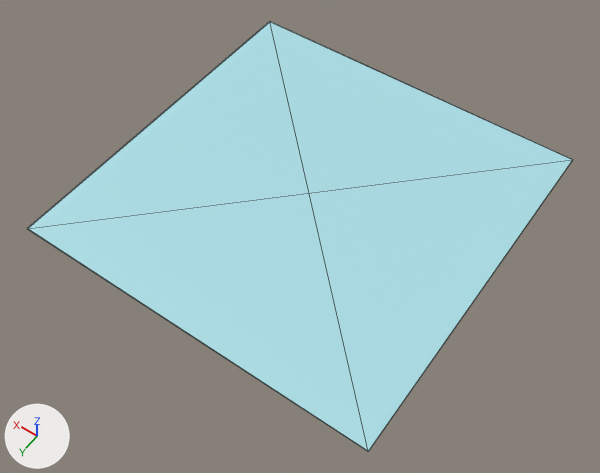
The glTF model app/src/main/assets/glTF/plane.glb as it was, and as the next commit left it.
Rendered twice from a 50 mm lens placed at (-15.9, 23.1, 32.2), pointed at (-0.6, 1.7, -1.4). Lighting does not change. The marker at lower left points along +X, +Y and +Z. The picture after the commit comes second. Mesh edges are drawn as thin lines. Vertices at exactly the same position are counted once.

The older version as bpy lines, for what is in view:
```python
mat_material_002 = principled_material('Material.002')
mat_material_002.base_color = (0.412, 0.736, 0.8)  # cyan #acdfe7
me_cube_001 = bpy.data.meshes.new('Cube.001')
me_cube_001.from_pydata(...)  # a box spanning x -1.0..1.0, y -1.0..1.0, z -1.0..1.0
me_cube_001.materials.append(mat_material_002)  # cyan #acdfe7
ob_cube = bpy.data.objects.new('Cube', me_cube_001)
ob_cube.location = (0.0, 0.0, 0.0)
ob_cube.rotation_euler = (0.0, 0.0, 3.142)  # degrees (0, 0, 180)
ob_cube.scale = (-10.0, -10.0, -0.0258)
```
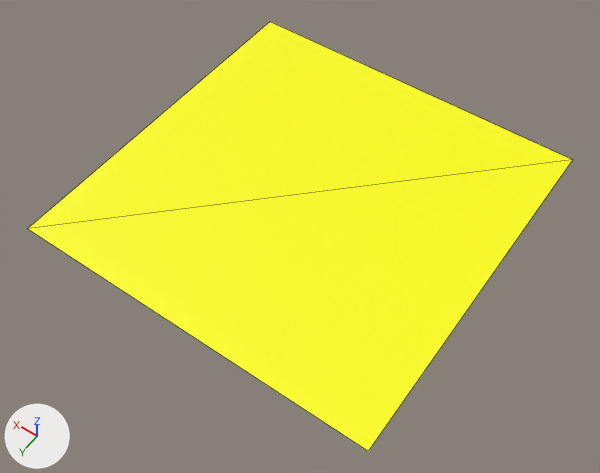
Changed parts and their boxes [x1, y1, x2, y2] in the pictures (600 x 473 px):
'Cube', recoloured, reshaped, rescaled (cyan to yellow): before [27, 22, 573, 451]; after [28, 22, 572, 451]

What the commit changed:
Material 'Material.002' (mat_material_002) changes colour from cyan #acdfe7 to yellow #ffff00; in linear values from (0.412, 0.736, 0.8) to (1.0, 1.0, 0.0).
me_cube_001 is used by ob_cube; location (0.0, 0.0, 0.0); rotation (0.0, 0.0, 3.142), in degrees (0, 0, 180); scale (-10.0, -10.0, -0.0258).
me_cube_001 had 8 vertices, 12 faces and spanned x -1.0..1.0, y -1.0..1.0, z -1.0..1.0.
me_cube_001 now has 4 vertices, 2 faces and spans x -1.0..1.0, y -1.0..1.0, z 0.0.
me_cube_001 part 1: the whole mesh is rebuilt.
Object 'Cube' (ob_cube) is rescaled from (-10.0, -10.0, -0.0258) to (10.0, 10.0, 1.0).
